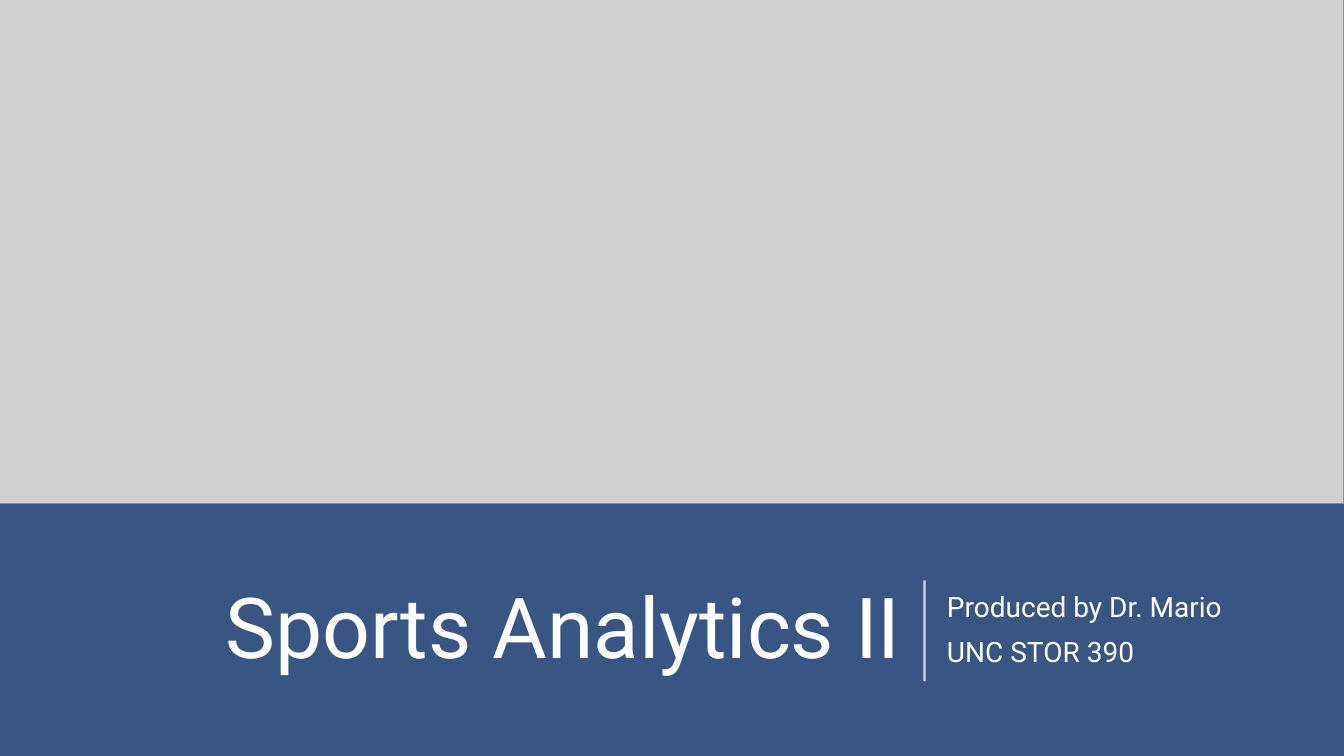
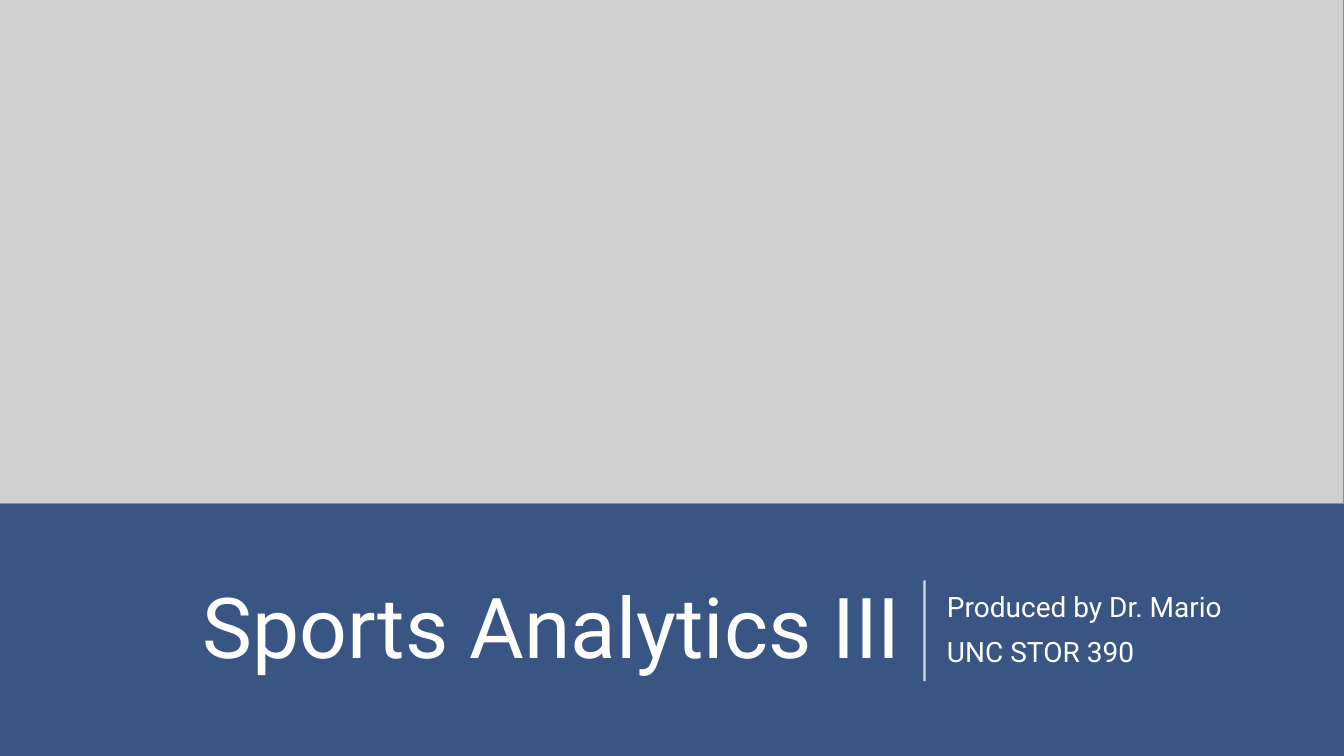
Before and after one commit to SuperMarioGiacomazzo/STOR390_WEBSITE, a slide deck: slide 1 of Slides/Sports Analytics 3/Sports_Analytics_3_Lecture.pptx. Drawn at 1344x756 pixels with LibreOffice and Linux fonts; fonts in the diff are those of the drawing; grey boxes stand for pictures. Boxes give left, top, right and bottom in pixels: in the first picture for what was removed or moved away, otherwise in the second. Text is boxed around its words. In the diff, an @@ line names an element or a change of style, - is before the commit and + after.

```diff
--- a/Slides/Sports Analytics 3/Sports_Analytics_3_Lecture.pptx
+++ b/Slides/Sports Analytics 3/Sports_Analytics_3_Lecture.pptx
@@ title at (203, 595, 900, 676): text changed @@
-Sports Analytics II
+Sports Analytics III
```
Also in this commit, not shown: 2 slides added, 7 slides removed, 3 other files.
